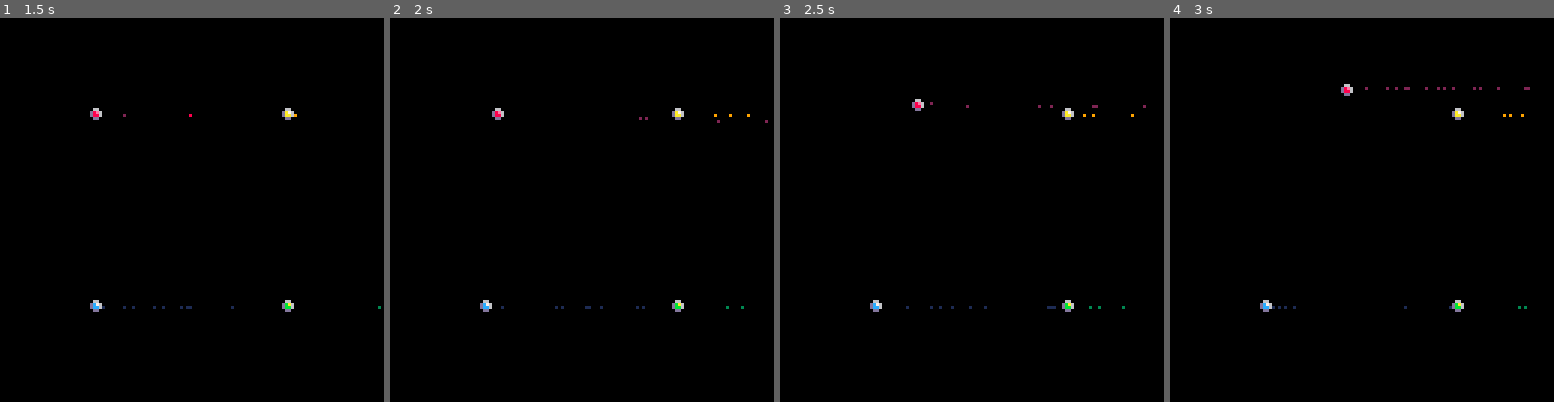
Above: before the commit, frames 1-4 (left to right).
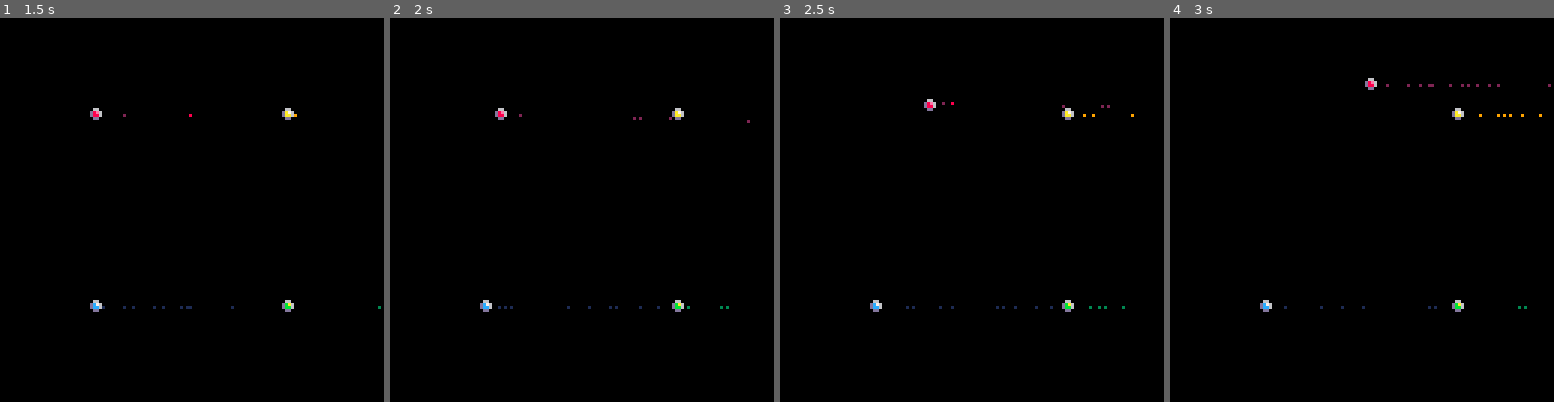
Above: after the commit, the same moments.

Repository: Ramito/PICO-8-Projects
Game: PICO-8 cartridge laserduel.p8
The game is run twice, just before and just after one commit, with the same random seed, the same clock (stepped at 60 frames per second) and the same inputs.
Inputs:
- Up to frame 1 (1.5 s): tap X (X key) at 0.33, 1.07 s; tap O (Z key) at 0.7 s
- Up to frame 2 (2 s): hold Right from 1.6 s (still down); tap O (Z key) at 1.7 s; tap X (X key) at 1.85 s
- Up to frame 3 (2.5 s): release Right at 2.1 s; tap O (Z key) at 2.1 s; hold Up 2.15-2.42 s; hold Right from 2.47 s (still down)
- Up to frame 4 (3 s): keep holding Right; tap O (Z key) at 2.5, 2.9 s; tap X (X key) at 2.97 s

Frame 1 is identical in both runs. In frame 2, 0.3% of the frame differs, in the area x 26-99%, y 23-76%; in frame 3, 0.3%; in frame 4, 0.4%, in the area x 26-100%, y 15-76%.

Commit message:
Changed from linear drag to square proportional drag

Diff:
--- a/laserduel.p8
+++ b/laserduel.p8
@@ -55,7 +55,7 @@
 --constants
  local attributes = {}
 	attributes.acc=0.0175
-	attributes.drag=0.98
+	attributes.drag=-0.0225
 	attributes.radius=1.5
 	ufos.attributes=attributes
 end
@@ -84,7 +84,9 @@
 end
 
 function integrate(ufo)
-	ufo.vel:scale(ufo.attributes.drag)
+	local sq_vel=ufo.vel:dot(ufo.vel)
+	ufo.vel+=ufo.vel:scaled(sqrt(sq_vel)*ufo.attributes.drag)
+	--ufo.vel:scale(ufo.attributes.drag)
 	ufo.pos+=ufo.vel
 end
 
